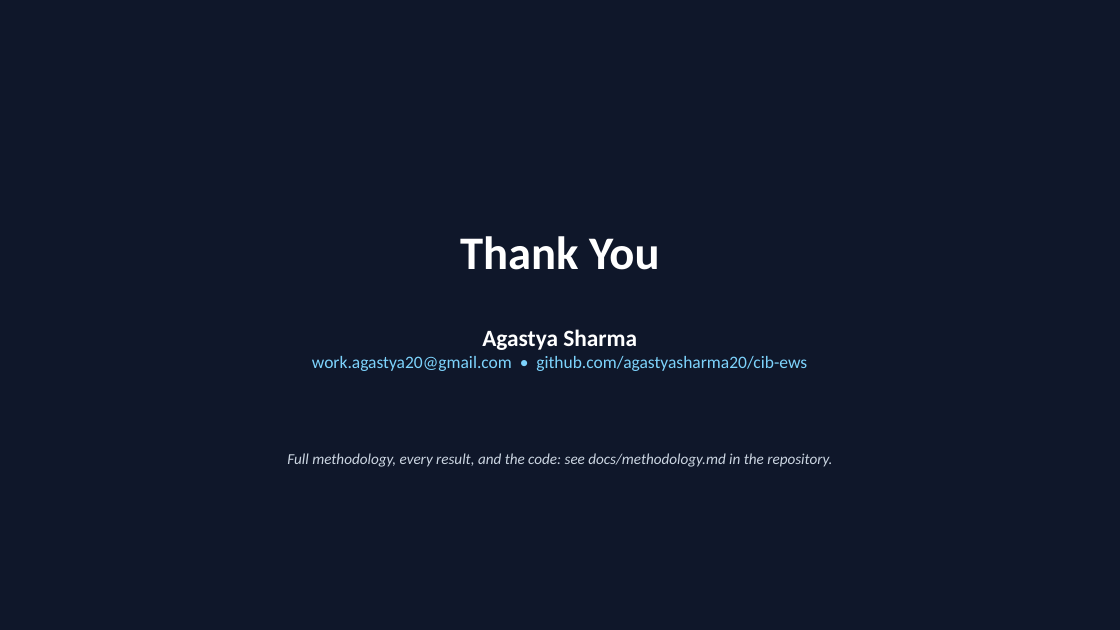
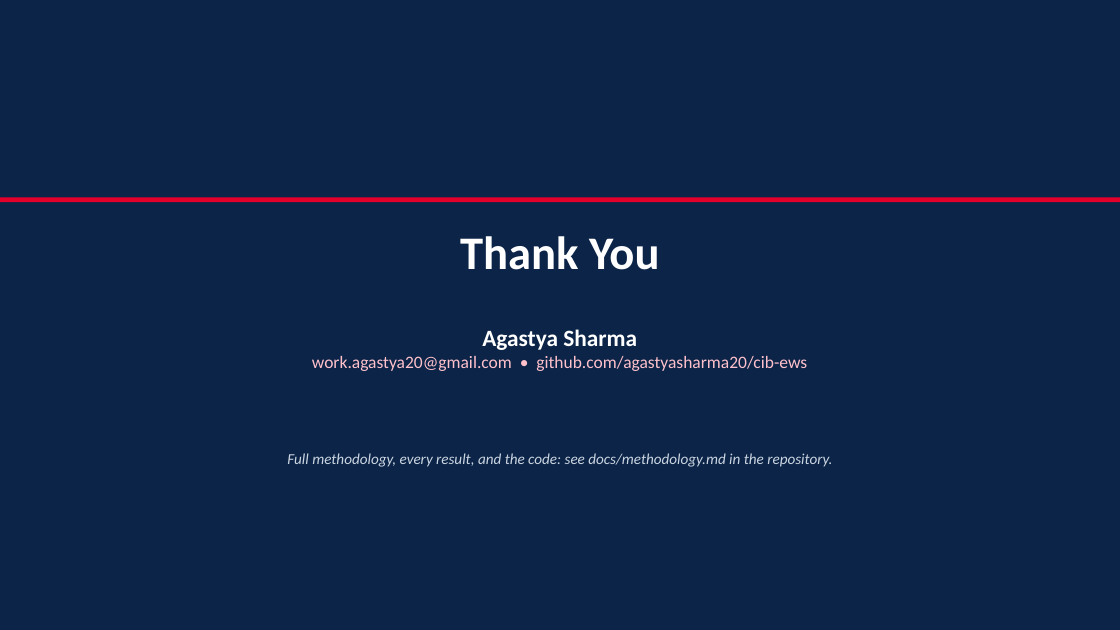
Before and after one commit to agastyasharma20/cib-ews, a slide deck: slide 18 of docs/CIB_EWS_Presentation.pptx (slide 15 before the commit). Drawn at 1120x630 pixels with LibreOffice and Linux fonts; fonts in the diff are those of the drawing. Boxes give left, top, right and bottom in pixels: in the first picture for what was removed or moved away, otherwise in the second. Text is boxed around its words. In the diff, an @@ line names an element or a change of style, - is before the commit and + after.

```diff
--- a/docs/CIB_EWS_Presentation.pptx
+++ b/docs/CIB_EWS_Presentation.pptx
@@ rectangle at [0, 0, 1120, 630]: fill #0F172A to #0B2447 @@
@@ rectangle added at [0, 197, 1120, 202], fill #E4002B @@
@@ text at [312, 356, 807, 371]: text colour #7DD3FC to #FFC1CC in "work.agastya20@gmail.com • github.com/agastyasharma20/cib-ew ..." @@
```
Also in this commit, not shown: 14 other slides changed, 3 slides added, 1 other file.
